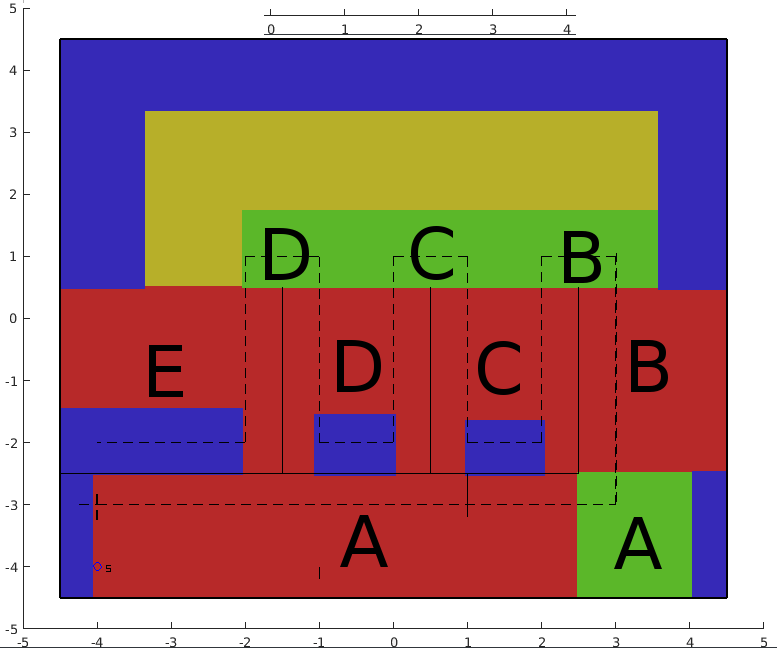
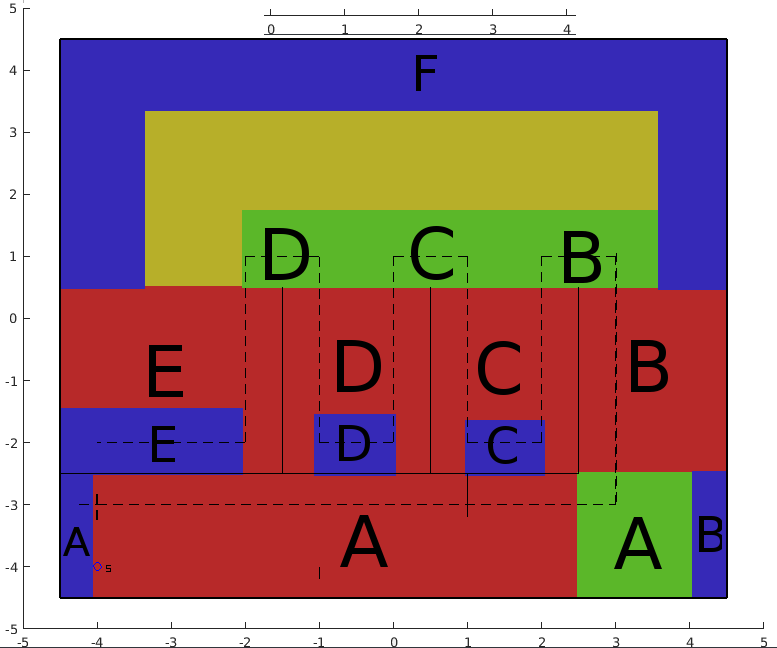
The second 777×648 image is a revision of the first. Changes to its layers:
added layer "F" above "E #1" over [416, 55, 437, 91]
added layer "E #1" above "D #2" over [152, 426, 175, 462]
added layer "D #2" above "C #2" over [339, 425, 370, 461]
added layer "C #2" above "C" over [488, 426, 517, 464]
added layer "B #2" above "B" over [699, 516, 722, 552]
added layer "A #2" above "Spectacle.jd3976.png" over [63, 527, 90, 556]
